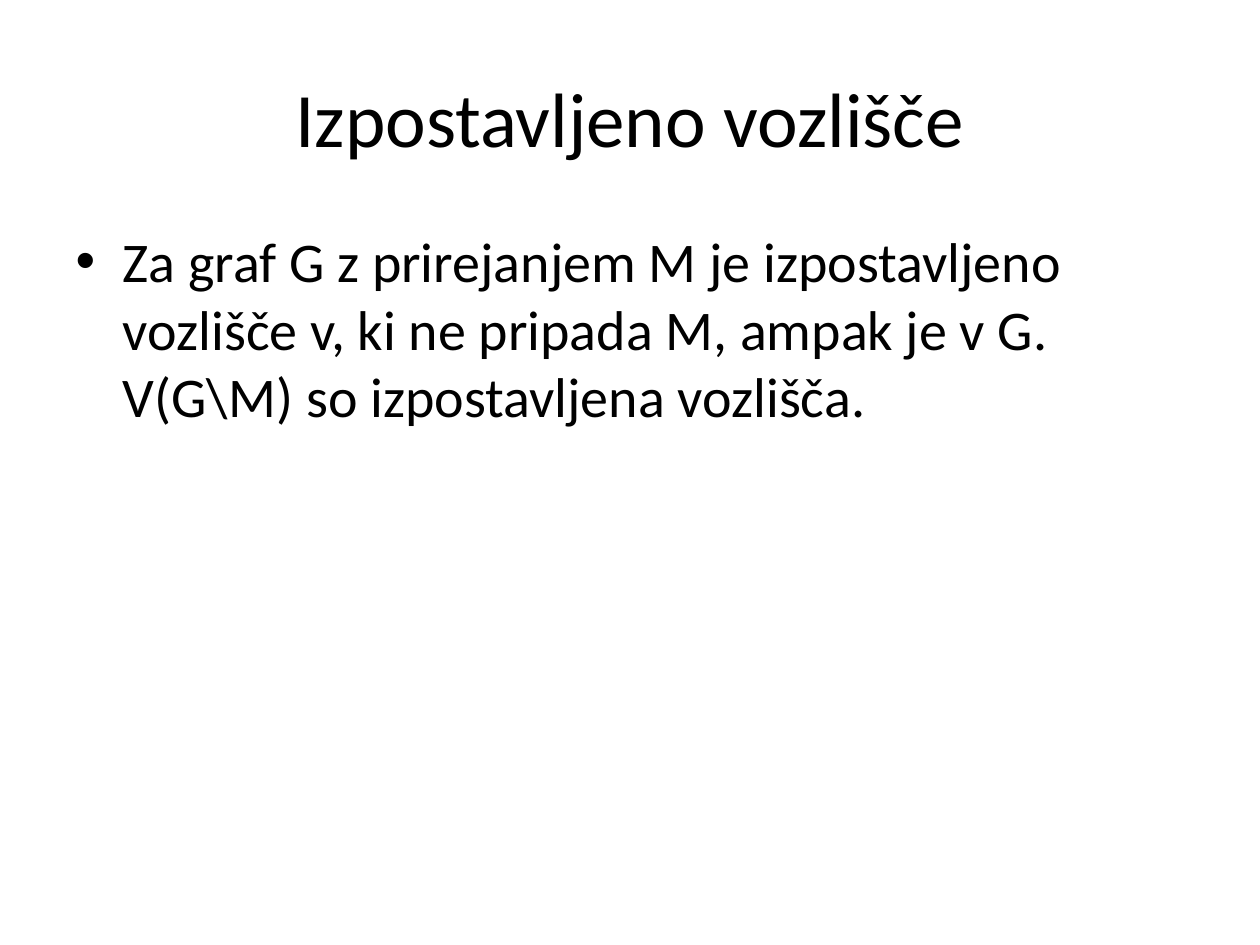
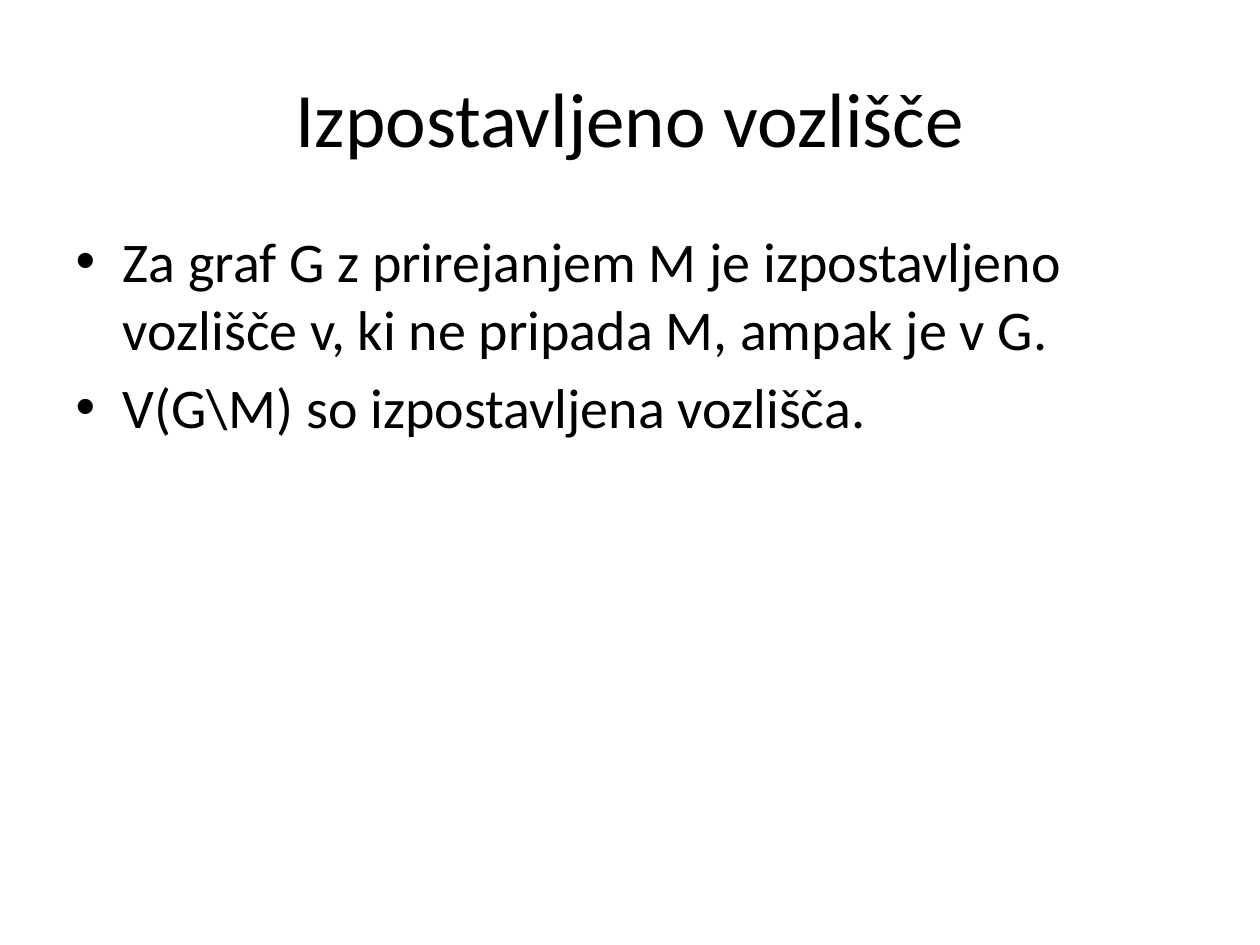
Before and after one commit to ZigaMr/BlossomAlgoritem, a slide deck: slide 5 of Blossomov algoritem.pptx (slide 4 before the commit). Drawn at 1260x945 pixels with LibreOffice and Linux fonts; fonts in the diff are those of the drawing. Boxes give left, top, right and bottom in pixels: in the first picture for what was removed or moved away, otherwise in the second. Text is boxed around its words. In the diff, an @@ line names an element or a change of style, - is before the commit and + after.

```diff
--- a/Blossomov algoritem.pptx
+++ b/Blossomov algoritem.pptx
@@ text at (123,243,1060,438): text changed @@
-• Za graf G z prirejanjem M je izpostavljeno vozlišče v, ki ne pripada M, ampak je v G. V(G\M) so izpostavljena vozlišča.
+• Za graf G z prirejanjem M je izpostavljeno vozlišče v, ki ne pripada M, ampak je v G.
+• V(G\M) so izpostavljena vozlišča.
```
Also in this commit, not shown: 1 other slide changed, 4 slides added.
